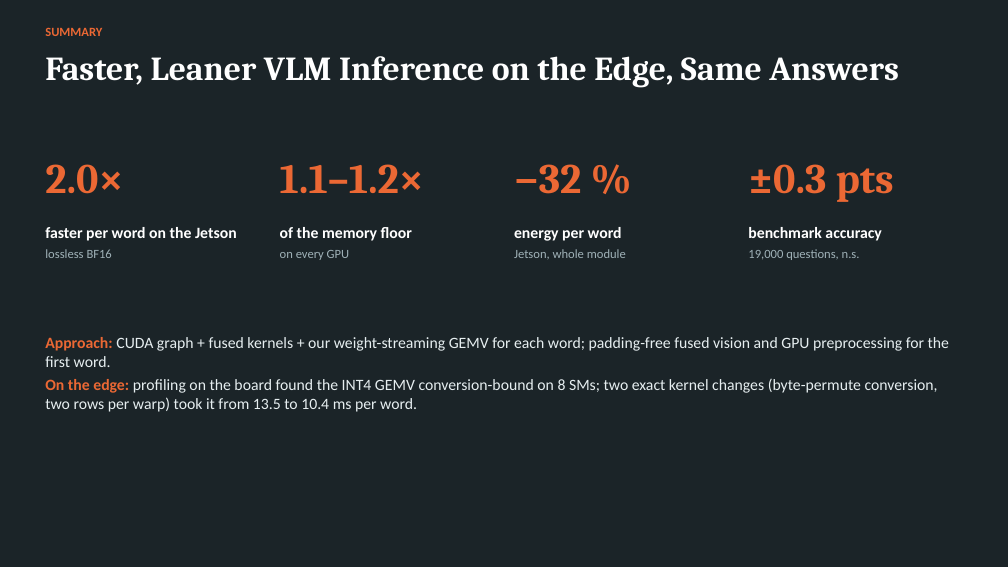
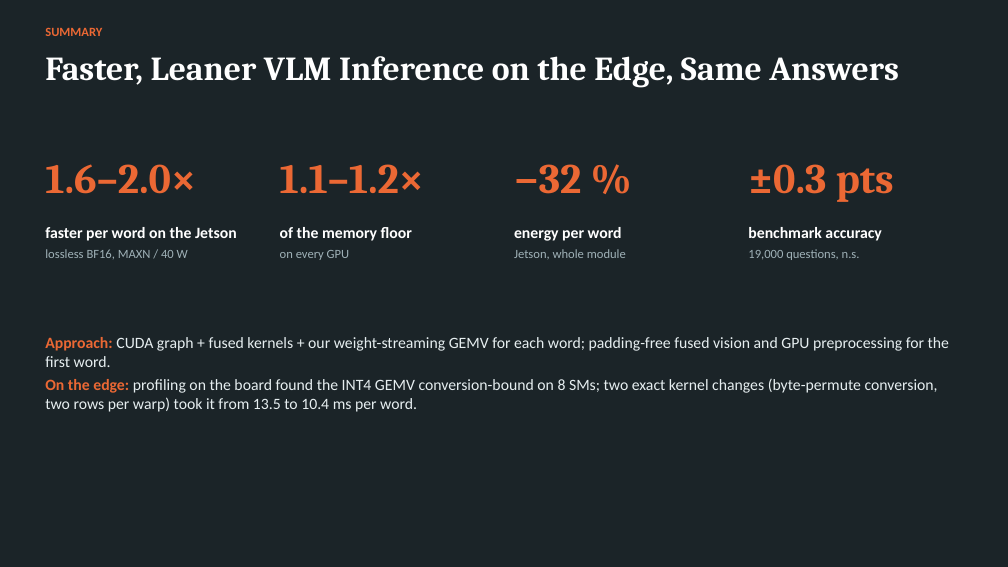
Before and after one commit to jainilbavishi24/LFM2.5-VL-Optimization, a slide deck: slide 13 of presentations/eval2/PAA_Eval2_Working_Prototype.pptx. Drawn at 1008x567 pixels with LibreOffice and Linux fonts; fonts in the diff are those of the drawing. Boxes give left, top, right and bottom in pixels: in the first picture for what was removed or moved away, otherwise in the second. Text is boxed around its words. In the diff, an @@ line names an element or a change of style, - is before the commit and + after.

Commit message:
jetson maxn bench: ours unchanged (26 ms), hf 40.5 ms; deck shows both power modes

```diff
--- a/presentations/eval2/PAA_Eval2_Working_Prototype.pptx
+++ b/presentations/eval2/PAA_Eval2_Working_Prototype.pptx
@@ text at box(45, 164, 196, 194): text changed @@
-2.0×
+1.6–2.0×
@@ text at box(45, 249, 188, 259): text changed @@
-lossless BF16
+lossless BF16, MAXN / 40 W
```
Also in this commit, not shown: 3 other slides changed, 15 other files.
